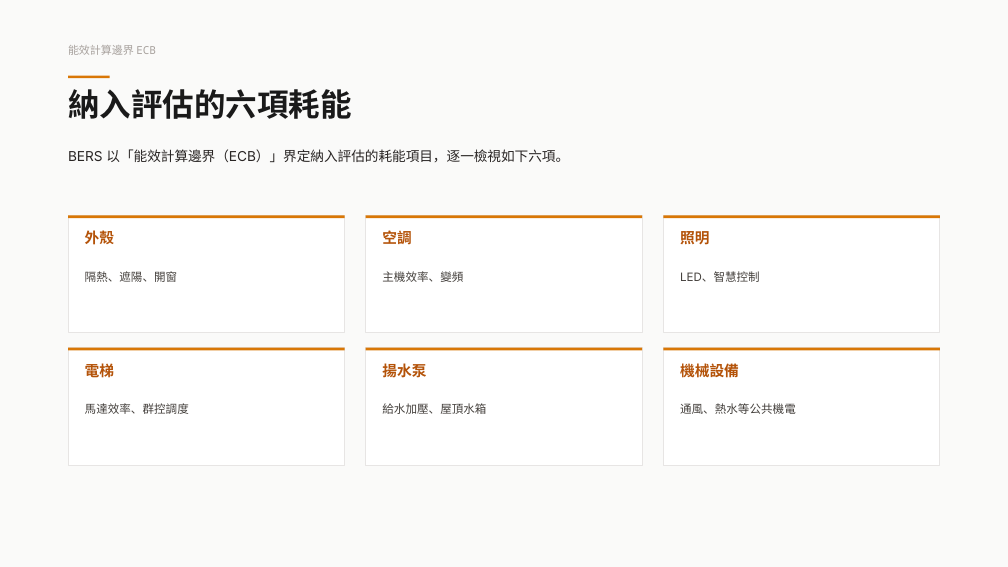
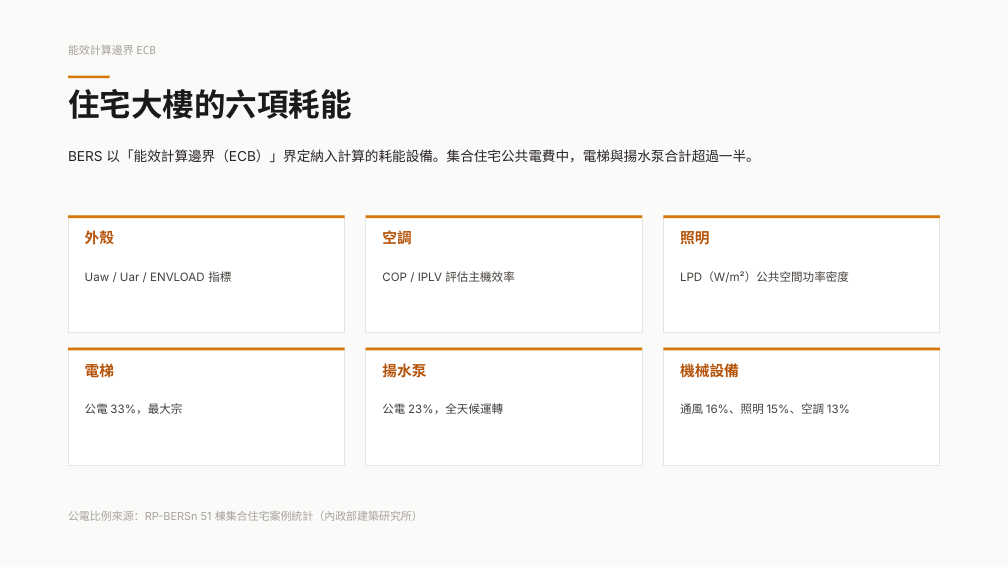
Before and after one commit to jeremy0819/jieceng-web, a slide deck: slide 16 of presentation-BERS.pptx. Drawn at 1008x567 pixels with LibreOffice and Linux fonts; fonts in the diff are those of the drawing. Boxes give left, top, right and bottom in pixels: in the first picture for what was removed or moved away, otherwise in the second. Text is boxed around its words. In the diff, an @@ line names an element or a change of style, - is before the commit and + after.

```diff
--- a/presentation-BERS.pptx
+++ b/presentation-BERS.pptx
@@ text at bbox=[68, 89, 351, 119]: text changed @@
-納入評估的六項耗能
+住宅大樓的六項耗能
@@ text at bbox=[68, 149, 759, 163]: text changed @@
-BERS 以「能效計算邊界（ECB）」界定納入評估的耗能項目，逐一檢視如下六項。
+BERS 以「能效計算邊界（ECB）」界定納入計算的耗能設備。集合住宅公共電費中，電梯與揚水泵合計超過一半。
@@ text at bbox=[85, 271, 231, 282]: text changed @@
-隔熱、遮陽、開窗
+Uaw / Uar / ENVLOAD 指標
@@ text at bbox=[382, 271, 514, 282]: text changed @@
-主機效率、變頻
+COP / IPLV 評估主機效率
@@ text at bbox=[680, 271, 849, 282]: text changed @@
-LED、智慧控制
+LPD（W/m²）公共空間功率密度
@@ text at bbox=[85, 403, 182, 414]: text changed @@
-馬達效率、群控調度
+公電 33%，最大宗
@@ text at bbox=[382, 403, 503, 414]: text changed @@
-給水加壓、屋頂水箱
+公電 23%，全天候運轉
@@ text at bbox=[680, 403, 850, 414]: text changed @@
-通風、熱水等公共機電
+通風 16%、照明 15%、空調 13%
@@ text added at bbox=[68, 511, 423, 521], 10.5 pt, text #A8A29E @@
+公電比例來源：RP-BERSn 51 棟集合住宅案例統計（內政部建築研究所）
```
Also in this commit, not shown: 6 other slides changed, 1 other file.
